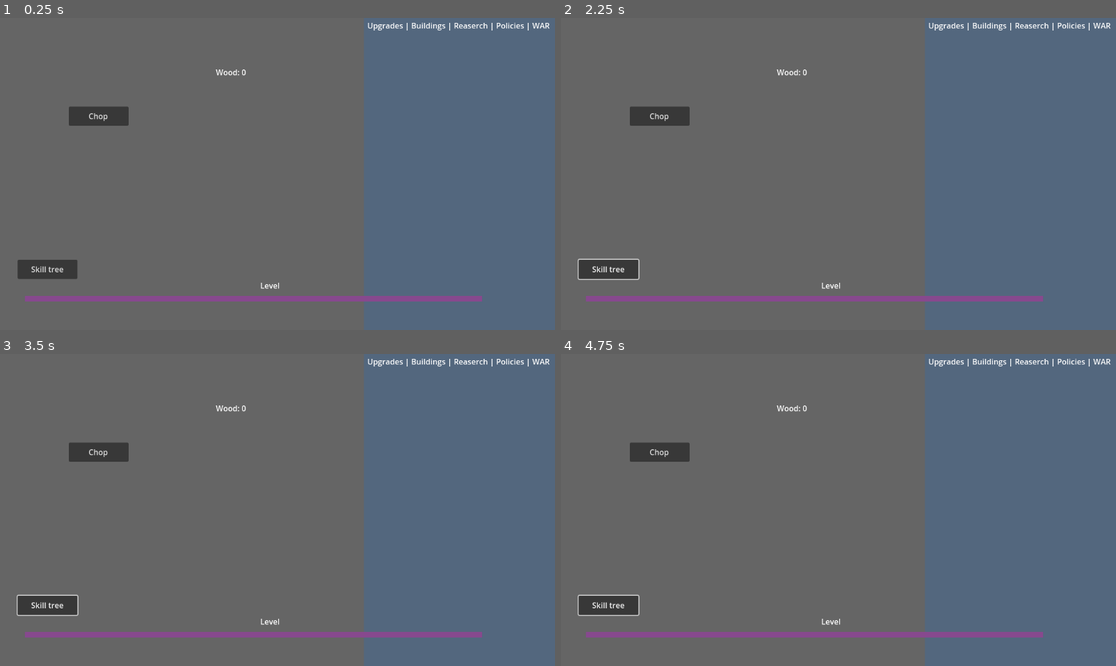
Above: before the commit, frames 1-4 (two rows, left to right).
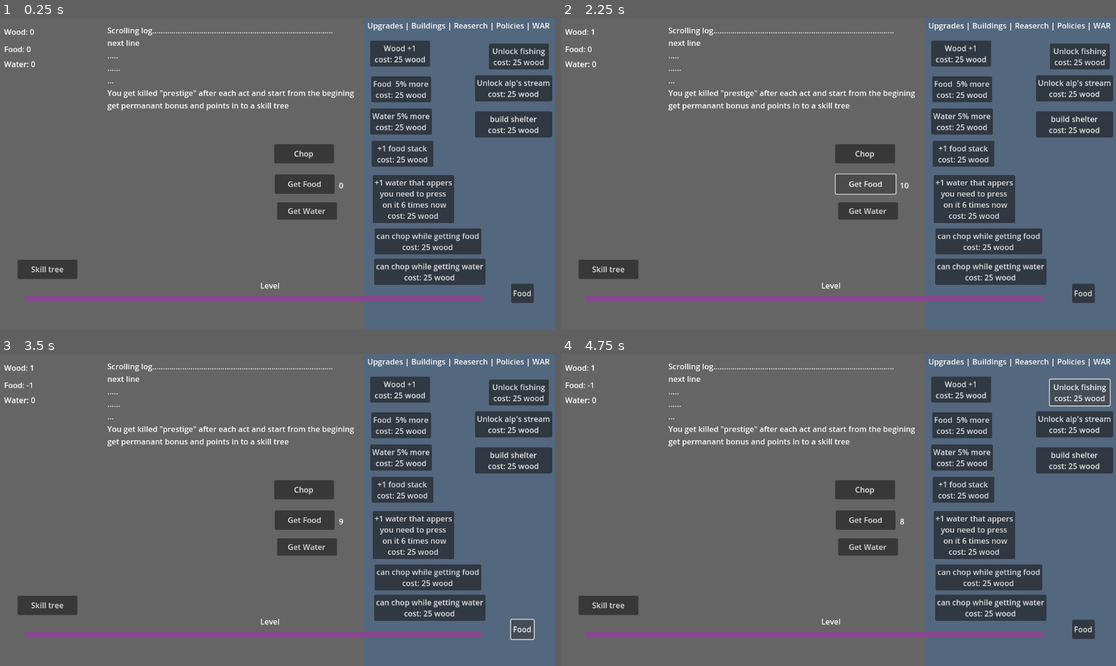
Above: after the commit, the same moments.

Repository: mdbernhards/BeaverIncremental
Game: Godot game, scene res://Scenes/gameWindow.tscn
Two runs of this game, one before a commit and one after it. Both use one fixed random seed, a clock stepped at 60 frames per second and the inputs below. Before the commit the project has no main scene; this scene is started directly in both runs.
Inputs (mouse positions are in pixels of both pictures, inside the frame that each line leads up to):
- Up to frame 1 (0.25 s): no input
- Up to frame 2 (2.25 s): click "Chop" at 0.5 s; click "Skill tree" at 1.25 s; click (866, 183) at 2 s, where only the run after the commit has a clickable "Get Food"
- Up to frame 3 (3.5 s): click (521, 628) at 2.75 s, where only the run after the commit has a clickable "Food"
- Up to frame 4 (4.75 s): click (960, 388) at 3.5 s, where only the run after the commit has a clickable "Wood +1 cost: 25 wood"; click (1077, 391) at 4.25 s, where only the run after the commit has a clickable "Unlock fishing cost: 25 wood"

The runs differ from the first frame. In frame 1, 16% of the frame differs, in the area x 0-100%, y 3-92%; in frame 2, 16%; in frame 3, 16%; in frame 4, 16%.

Commit message:
Upgrades, button logic, singleton

Diff:
--- /dev/null
+++ b/Scenes/gameWindow.gd
@@ -0,0 +1,26 @@
+extends Control
+
+var woodCount = 0;
+var foodCount = 0;
+
+func _ready():
+	$WoodLabel.text = "Wood: " + str(woodCount)
+
+func _process(delta):
+	$FoodButton/Label.text = str(round($FoodButton/Label/FoodButtonTimer.time_left))
+
+func _on_button_button_down():
+	woodCount += 1
+	$WoodLabel.text = "Wood: " + str(woodCount)
+
+func _on_food_button_button_down():
+	$FoodButton/Label/FoodButtonTimer.start()
+
+func _on_food_timer_timeout():
+	foodCount -= 1
+	$FoodLabel.text = "Food: " + str(foodCount)
+
+
+func _on_food_button_timer_timeout():
+	foodCount += 50
+	$FoodLabel.text = "Food: " + str(foodCount)
--- a/Scenes/gameWindow.tscn
+++ b/Scenes/gameWindow.tscn
@@ -1,4 +1,6 @@
-[gd_scene format=3 uid="uid://cv8uak2t01rol"]
+[gd_scene load_steps=2 format=3 uid="uid://cv8uak2t01rol"]
+
+[ext_resource type="Script" path="res://Scenes/gameWindow.gd" id="1_a87dj"]
 
 [node name="GameWindow" type="Control"]
 layout_mode = 3
@@ -7,6 +9,7 @@
 anchor_bottom = 1.0
 grow_horizontal = 2
 grow_vertical = 2
+script = ExtResource("1_a87dj")
 
 [node name="ColorRect" type="ColorRect" parent="."]
 layout_mode = 1
@@ -28,13 +31,51 @@
 grow_vertical = 2
 color = Color(0.32549, 0.403922, 0.494118, 1)
 
-[node name="Label" type="Label" parent="."]
-layout_mode = 0
-offset_left = 449.0
-offset_top = 101.0
-offset_right = 489.0
-offset_bottom = 124.0
+[node name="WoodLabel" type="Label" parent="."]
+layout_mode = 0
+offset_left = 10.0
+offset_top = 17.0
+offset_right = 73.0
+offset_bottom = 40.0
 text = "Wood: 0"
+
+[node name="WoodLabel2" type="Label" parent="."]
+layout_mode = 0
+offset_left = 224.0
+offset_top = 14.0
+offset_right = 287.0
+offset_bottom = 37.0
+text = "Scrolling log.....................................................................................
+next line
+.....
+......
+...
+You get killed \"prestige\" after each act and start from the begining
+get permanant bonus and points in to a skill tree"
+
+[node name="FoodLabel" type="Label" parent="."]
+layout_mode = 0
+offset_left = 10.0
+offset_top = 53.0
+offset_right = 73.0
+offset_bottom = 76.0
+text = "Food: 0"
+
+[node name="FoodTimer" type="Timer" parent="FoodLabel"]
+wait_time = 3.0
+autostart = true
+
+[node name="WaterLabel" type="Label" parent="."]
+layout_mode = 0
+offset_left = 10.0
+offset_top = 84.0
+offset_right = 73.0
+offset_bottom = 107.0
+text = "Water: 0"
+
+[node name="WaterTimer" type="Timer" parent="WaterLabel"]
+wait_time = 3.0
+autostart = true
 
 [node name="Label2" type="Label" parent="."]
 layout_mode = 0
@@ -65,18 +106,152 @@
 grow_vertical = 2
 color = Color(0.529412, 0.286275, 0.556863, 1)
 
-[node name="Button" type="Button" parent="."]
-layout_mode = 0
-offset_left = 144.0
-offset_top = 184.0
-offset_right = 268.0
-offset_bottom = 224.0
+[node name="ChopButton" type="Button" parent="."]
+layout_mode = 0
+offset_left = 570.0
+offset_top = 262.0
+offset_right = 694.0
+offset_bottom = 302.0
 text = "Chop"
 
-[node name="Button2" type="Button" parent="."]
+[node name="FoodButton" type="Button" parent="."]
+layout_mode = 0
+offset_left = 571.0
+offset_top = 325.0
+offset_right = 695.0
+offset_bottom = 365.0
+text = "Get Food"
+
+[node name="Label" type="Label" parent="FoodButton"]
+layout_mode = 0
+offset_left = 133.0
+offset_top = 11.0
+offset_right = 173.0
+offset_bottom = 34.0
+text = "0"
+
+[node name="FoodButtonTimer" type="Timer" parent="FoodButton/Label"]
+wait_time = 10.0
+one_shot = true
+
+[node name="FoodStack" type="Button" parent="."]
+layout_mode = 0
+offset_left = 1061.0
+offset_top = 552.0
+offset_right = 1108.0
+offset_bottom = 592.0
+text = "Food"
+
+[node name="SkillTreeButton" type="Button" parent="."]
 layout_mode = 0
 offset_left = 38.0
 offset_top = 502.0
 offset_right = 162.0
 offset_bottom = 542.0
 text = "Skill tree"
+
+[node name="SkillTreeButton2" type="Button" parent="."]
+layout_mode = 0
+offset_left = 769.0
+offset_top = 47.0
+offset_right = 893.0
+offset_bottom = 87.0
+text = "Wood +1
+cost: 25 wood"
+
+[node name="SkillTreeButton9" type="Button" parent="."]
+layout_mode = 0
+offset_left = 1015.0
+offset_top = 53.0
+offset_right = 1139.0
+offset_bottom = 107.0
+text = "Unlock fishing
+cost: 25 wood"
+
+[node name="SkillTreeButton10" type="Button" parent="."]
+layout_mode = 0
+offset_left = 986.0
+offset_top = 119.0
+offset_right = 1146.0
+offset_bottom = 173.0
+text = "Unlock alp's stream
+cost: 25 wood"
+
+[node name="SkillTreeButton11" type="Button" parent="."]
+layout_mode = 0
+offset_left = 986.0
+offset_top = 194.0
+offset_right = 1146.0
+offset_bottom = 248.0
+text = "build shelter
+cost: 25 wood"
+
+[node name="SkillTreeButton3" type="Button" parent="."]
+layout_mode = 0
+offset_left = 771.0
+offset_top = 121.0
+offset_right = 895.0
+offset_bottom = 175.0
+text = "Food  5% more
+cost: 25 wood"
+
+[node name="SkillTreeButton4" type="Button" parent="."]
+layout_mode = 0
+offset_left = 769.0
+offset_top = 188.0
+offset_right = 893.0
+offset_bottom = 242.0
+text = "Water 5% more
+cost: 25 wood"
+
+[node name="SkillTreeButton5" type="Button" parent="."]
+layout_mode = 0
+offset_left = 772.0
+offset_top = 255.0
+offset_right = 900.0
+offset_bottom = 309.0
+text = "+1 food stack
+cost: 25 wood"
+
+[node name="SkillTreeButton7" type="Button" parent="."]
+layout_mode = 0
+offset_left = 778.0
+offset_top = 437.0
+offset_right = 906.0
+offset_bottom = 491.0
+text = "can chop while getting food
+cost: 25 wood"
+
+[node name="SkillTreeButton8" type="Button" parent="."]
+layout_mode = 0
+offset_left = 777.0
+offset_top = 500.0
+offset_right = 998.0
+offset_bottom = 554.0
+text = "can chop while getting water
+cost: 25 wood"
+
+[node name="SkillTreeButton6" type="Button" parent="."]
+layout_mode = 0
+offset_left = 774.0
+offset_top = 326.0
+offset_right = 902.0
+offset_bottom = 380.0
+text = "+1 water that appers
+you need to press
+ on it 6 times now
+cost: 25 wood"
+
+[node name="WaterButton" type="Button" parent="."]
+layout_mode = 0
+offset_left = 576.0
+offset_top = 383.0
+offset_right = 700.0
+offset_bottom = 419.0
+text = "Get Water"
+
+[connection signal="timeout" from="FoodLabel/FoodTimer" to="." method="_on_food_timer_timeout"]
+[connection signal="button_down" from="ChopButton" to="." method="_on_button_button_down"]
+[connection signal="button_down" from="FoodButton" to="." method="_on_food_button_button_down"]
+[connection signal="timeout" from="FoodButton/Label/FoodButtonTimer" to="." method="_on_food_button_timer_timeout"]
+[connection signal="button_down" from="FoodStack" to="." method="_on_food_button_button_down"]
--- a/project.godot
+++ b/project.godot
@@ -11,5 +11,10 @@
 [application]
 
 config/name="Beaver Incremental"
+run/main_scene="res://Scenes/gameWindow.tscn"
 config/features=PackedStringArray("4.2", "Forward Plus")
 config/icon="res://icon.svg"
+
+[autoload]
+
+GameValues="*res://singletons/GameValues.gd"
--- /dev/null
+++ b/singletons/GameValues.gd
@@ -0,0 +1,11 @@
+extends Node
+
+var WoodPerChop = 1
+
+func _ready():
+	pass # Replace with function body.
+
+
+# Called every frame. 'delta' is the elapsed time since the previous frame.
+func _process(delta):
+	pass
